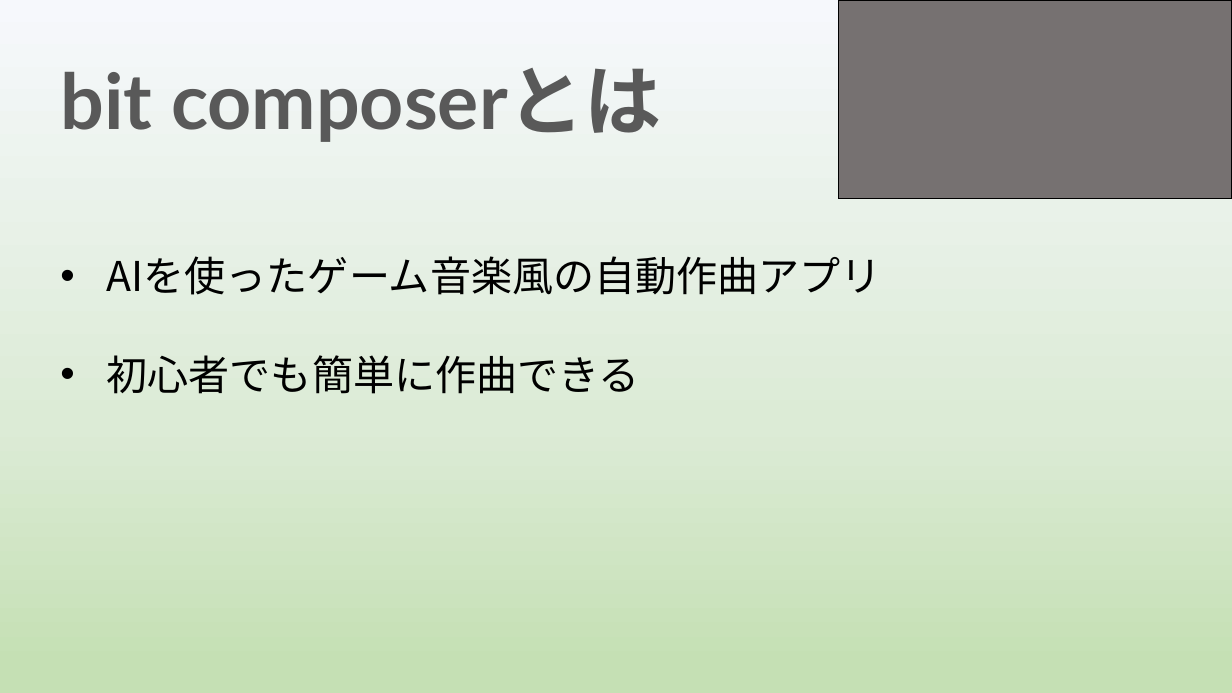
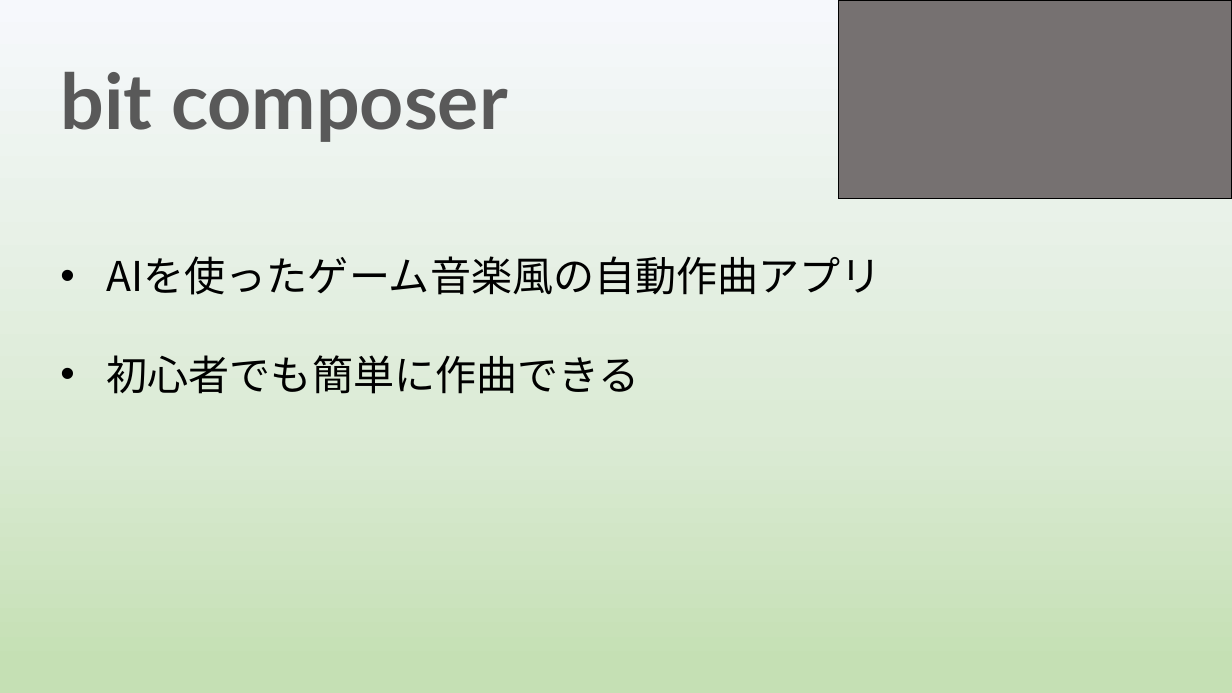
Before and after one commit to yoshitake266/bitComposer_prj, a slide deck: slide 3 of presentation/graduation/bit Composer3 .pptx. Drawn at 1232x693 pixels with LibreOffice and Linux fonts; fonts in the diff are those of the drawing. Boxes give left, top, right and bottom in pixels: in the first picture for what was removed or moved away, otherwise in the second. Text is boxed around its words. In the diff, an @@ line names an element or a change of style, - is before the commit and + after.

```diff
--- a/presentation/graduation/bit Composer3 .pptx
+++ b/presentation/graduation/bit Composer3 .pptx
@@ title at box(61, 72, 508, 142): text changed @@
-bit composerとは
+bit composer
```
Also in this commit, not shown: 1 other slide changed.
